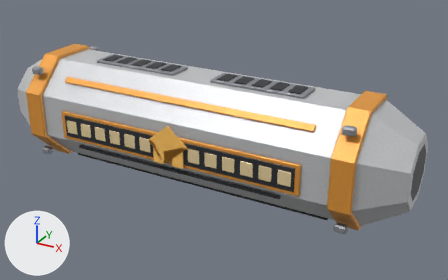
Two versions of the FBX model SpaceStation/Assets/_Project/Art/Models/Modules/SM_Habitat.fbx, one commit apart.
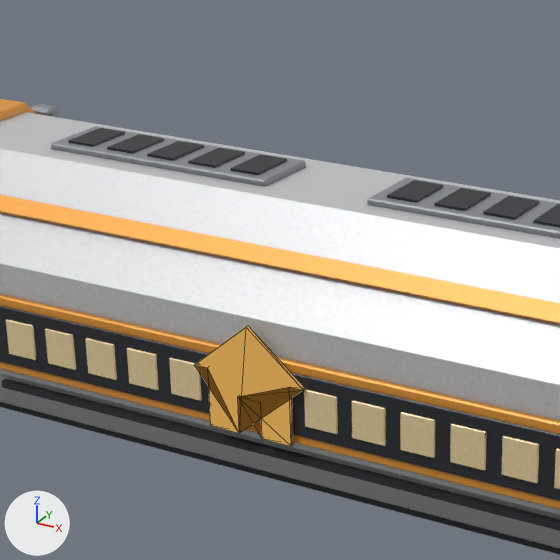
Each version appears first whole from a 50 mm lens placed at (0.829, -2.19, 1.054), pointed at (-0.391, 0.026, -0.055), and next in a close-up on the part from 18% to 62% of the width and 3% to 75% of the height. The lights are fixed; the arrows at lower left show +X, +Y and +Z. The first two pictures are the older version. The close-ups show mesh edges as thin lines. Where no turn or scale is listed for an object, it has been applied to the vertices.

The first close-up shows 'Emblem_Habitat', 'SMN_Habitat'.
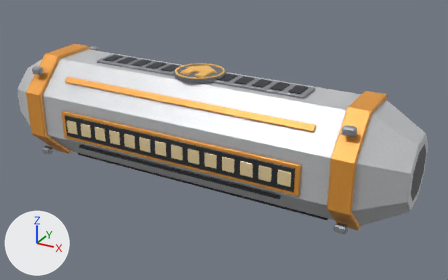
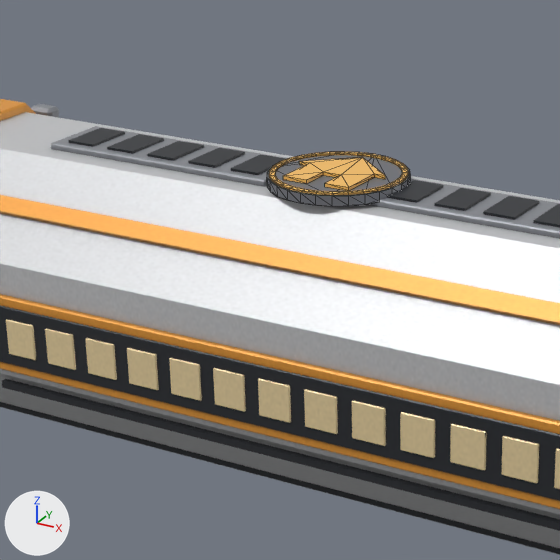
Where the change shows, as pixel boxes [x1, y1, x2, y2] in the close-ups (560 x 560 px):
'Emblem_Habitat', reshaped (31% wider, 55% shorter)
    before: [195, 326, 305, 446]
    after: [267, 152, 411, 206]
part 1 of me_emblem_habitat_001, deleted (orange)
    before: [195, 326, 305, 446]
part 2 of me_emblem_habitat_001, added
    after: [267, 152, 411, 206]

The change, as a list of edits to the scene's bpy script:
```text
Add mat_hulldark:
    mat_hulldark = principled_material('HullDark')
    mat_hulldark.base_color = (0.22, 0.23, 0.26)  # grey #81848b
    mat_hulldark.metallic = 0.5
Change me_emblem_habitat_001:
    used by ob_emblem_habitat; location = (0.0, 0.0, 0.0)
    remove me_emblem_habitat_001.from_pydata(...)  # 22 vertices, 40 faces; spans x -0.596..-0.404, y -0.258..-0.252, z -0.084..0.092
    add me_emblem_habitat_001.from_pydata(...)  # 190 vertices, 484 faces; spans x -0.599..-0.379, y -0.118..0.102, z 0.242..0.264
    me_emblem_habitat_001 part 1: the whole mesh is rebuilt
    me_emblem_habitat_001 part 2
    151 vertices are added at x -0.599..-0.379, y -0.118..0.102, z 0.242..0.261
    28 new vertices lie (0.0, 0.0, 0.016) away from vertices in x -0.599..-0.379, y -0.118..0.102, z 0.242
    11 new vertices lie (0.0, 0.0, 0.006) away from vertices in x -0.566..-0.412, y -0.075..0.065, z 0.258
    108 new faces join them, mat_hulldark (grey #81848b)
    376 new faces join them, mat_fx_fluororange (orange #ffc461)
    add me_emblem_habitat_001.materials.append(mat_hulldark)  # grey #81848b
```
